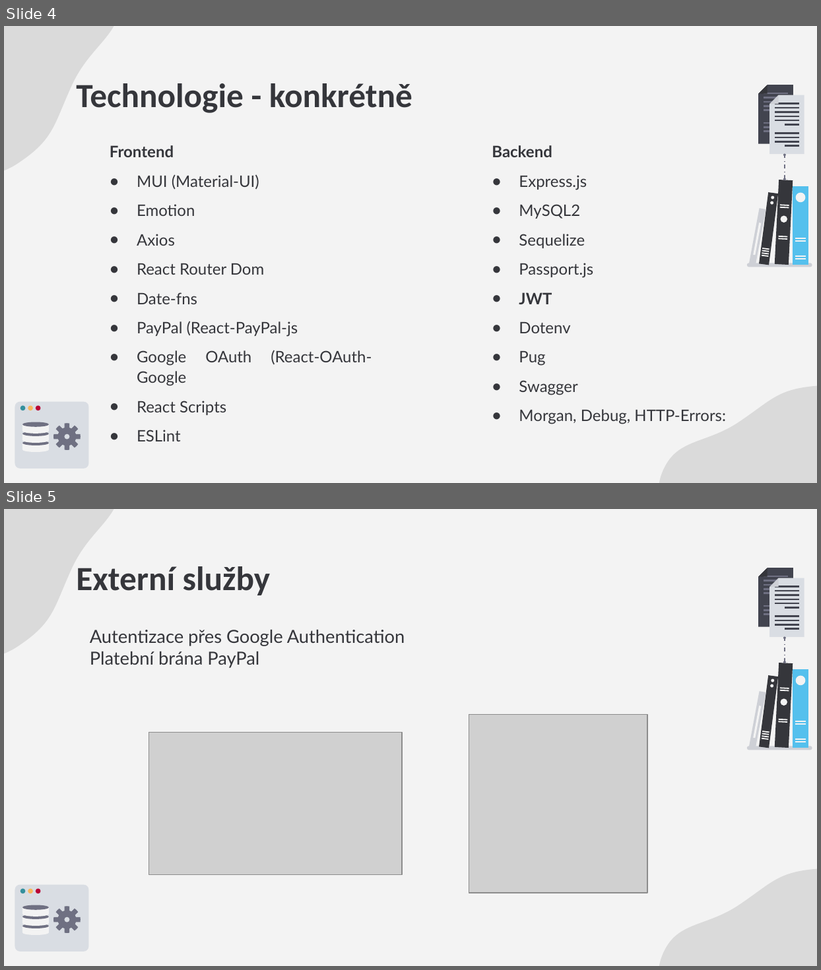
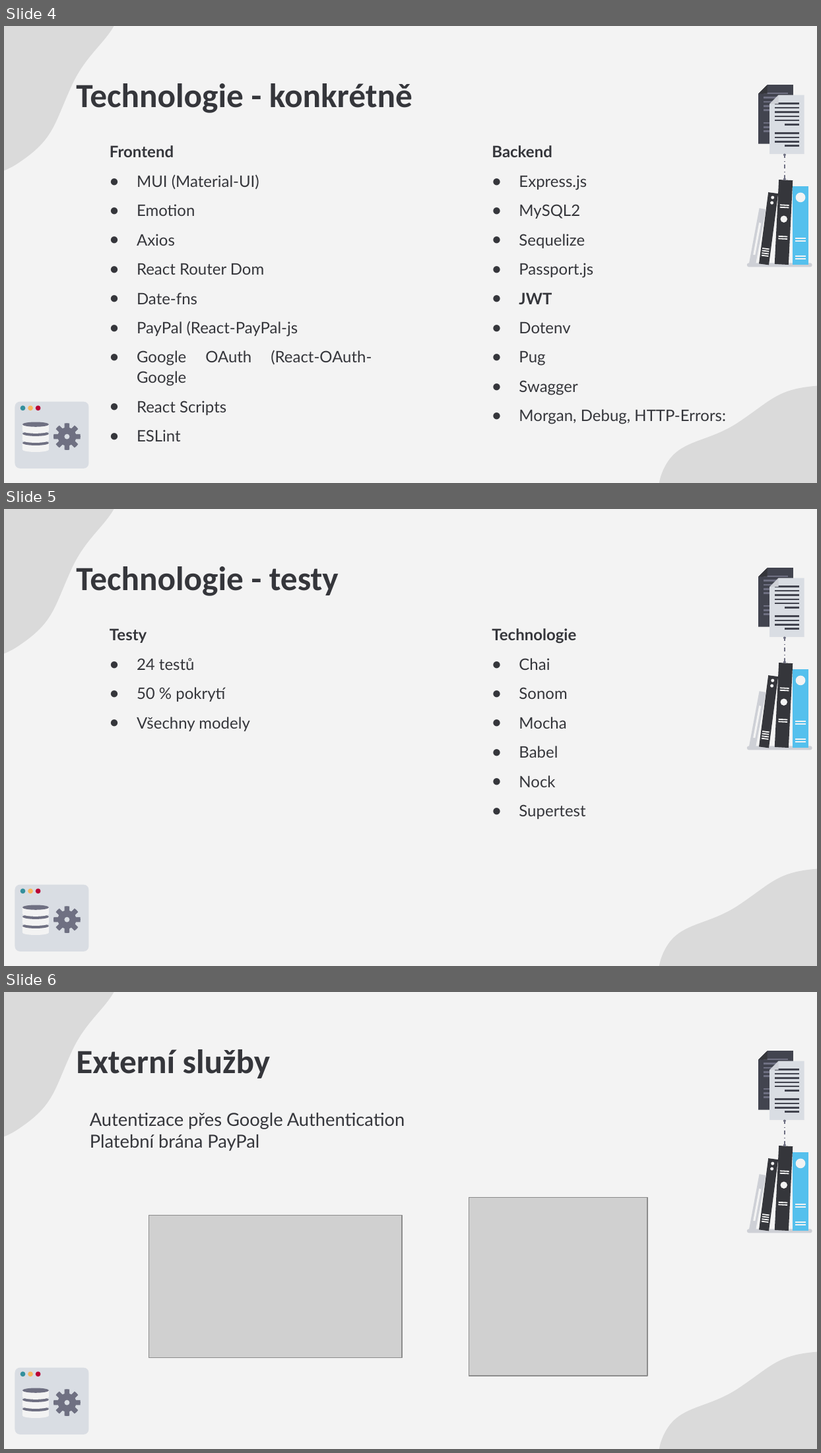
Before and after one commit to sakJH/GymNest, a slide deck: Výstupy projektu/GymNest Výstupní prezentace.pptx. Shown one above the other, each under a label of ours: slides 4 and 5 before the commit, slides 4, 5 and 6 after it. The pictures are 821x970 and 821x1453 pixels, drawn with LibreOffice and Linux fonts; fonts in the diff are those of the drawing; grey boxes stand for pictures. Boxes give left, top, right and bottom in pixels: in the first picture for what was removed or moved away, otherwise in the second. Text is boxed around its words. In the diff, an @@ line names an element or a change of style, - is before the commit and + after.

```diff
--- a/Výstupy projektu/GymNest Výstupní prezentace.pptx
+++ b/Výstupy projektu/GymNest Výstupní prezentace.pptx
@@ slide 5 added at (4,509,817,966), background #F3F3F3; not listed: 62 template elements that a slide beside it also shows @@
@@ title added at (76,566,339,596), 30 pt, text #35363B, bold @@
+Technologie - testy
@@ text added at (110,628,250,731), 14 pt, text #35363B @@
+Testy
+● 24 testů
+● 50 % pokrytí
+● Všechny modely
@@ text added at (492,628,585,819), 14 pt, text #35363B @@
+Technologie
+● Chai
+● Sonom
+● Mocha
+● Babel
+● Nock
+● Supertest
@@ what was slide 5 is now slide 6 @@
```
Also in this commit, not shown: 1 slide changed.
